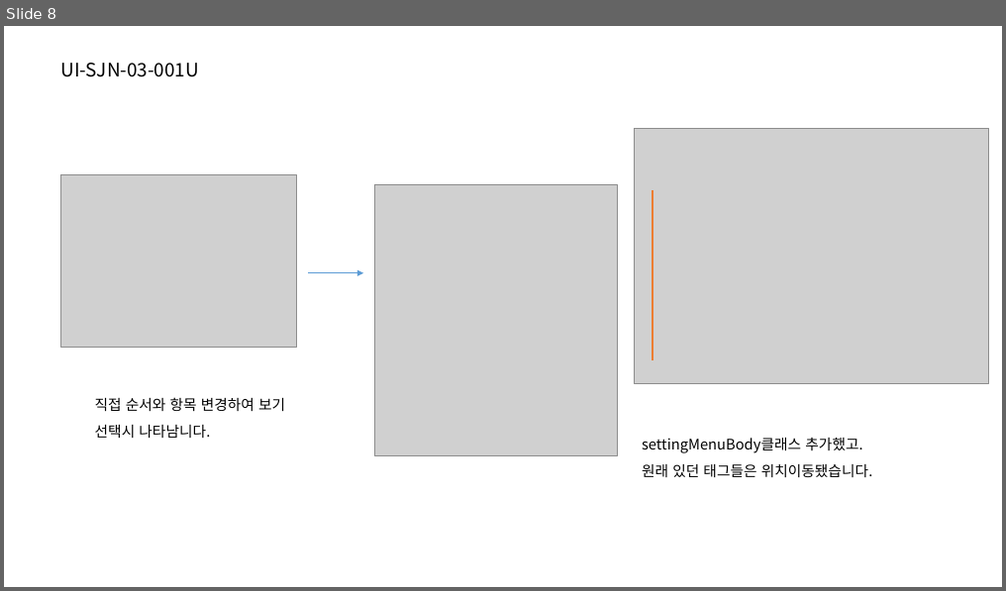
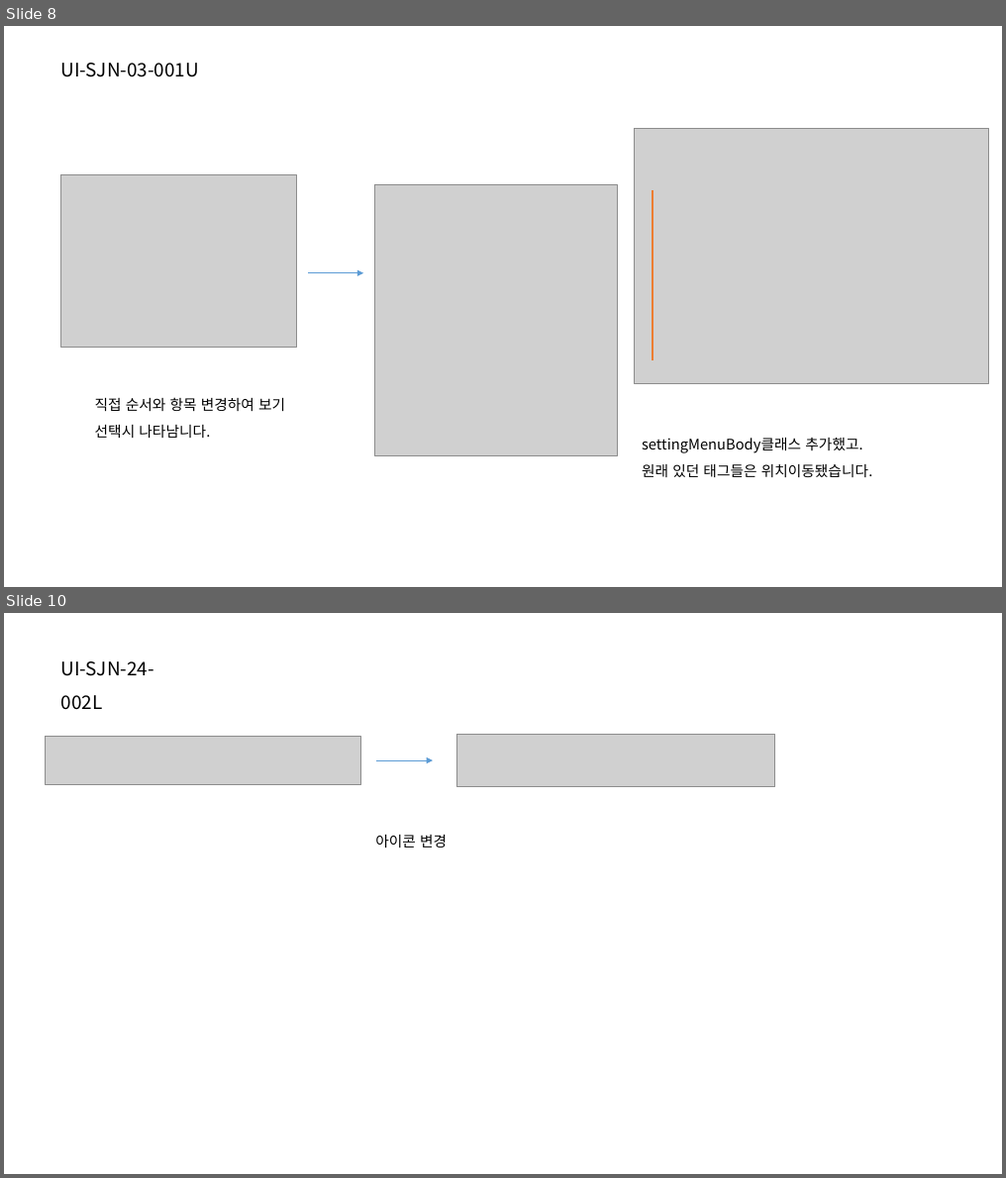
Before and after one commit to jeoungGyy/sejong, a slide deck: ppt/03-28.pptx. Shown one above the other, each under a label of ours: slide 8 before the commit, slides 8 and 10 after it; the slides between them are not shown. The pictures are 1006x591 and 1006x1178 pixels, drawn with LibreOffice and Linux fonts; fonts in the diff are those of the drawing; grey boxes stand for pictures. Boxes give left, top, right and bottom in pixels: in the first picture for what was removed or moved away, otherwise in the second. Text is boxed around its words. In the diff, an @@ line names an element or a change of style, - is before the commit and + after.

```diff
--- a/ppt/03-28.pptx
+++ b/ppt/03-28.pptx
@@ slide 10 added at <box>4,613,1002,1174</box>, background #FFFFFF @@
@@ text added at <box>61,662,154,710</box>, 18 pt, text #000000 @@
+UI-SJN-24-002L
@@ picture added at <box>46,737,361,785</box> @@
@@ arrow added from (377, 761) to (433, 761), #5B9BD5 0.5 pt @@
@@ picture added at <box>456,735,775,787</box> @@
@@ text added at <box>375,835,447,848</box>, 14 pt, text #000000 @@
+아이콘 변경
```
Also in this commit, not shown: 1 other slide added, 27 other files.
